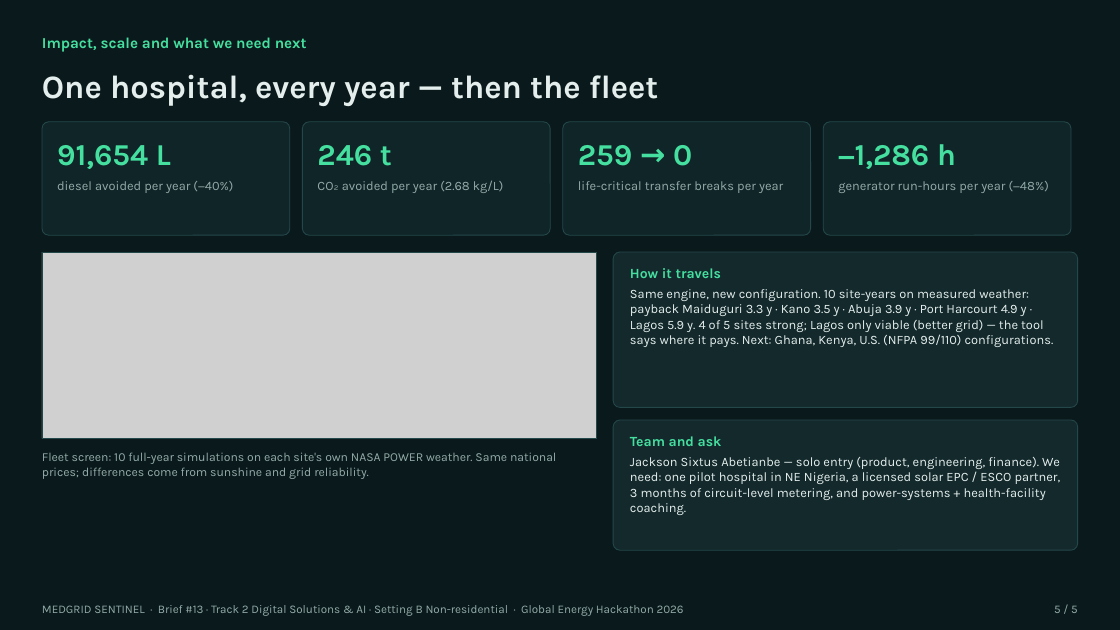
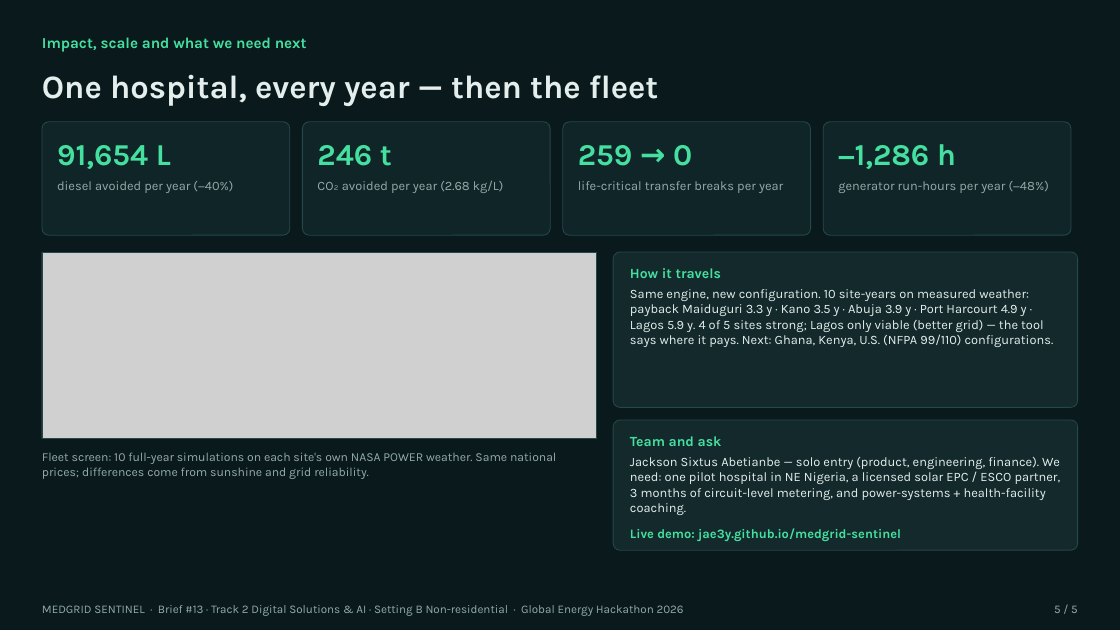
Before and after one commit to Jae3y/medgrid-sentinel, a slide deck: slide 5 of submission/MedGrid_Sentinel_Pitch_Deck.pptx. Drawn at 1120x630 pixels with LibreOffice and Linux fonts; fonts in the diff are those of the drawing; grey boxes stand for pictures. Boxes give left, top, right and bottom in pixels: in the first picture for what was removed or moved away, otherwise in the second. Text is boxed around its words. In the diff, an @@ line names an element or a change of style, - is before the commit and + after.

```diff
--- a/submission/MedGrid_Sentinel_Pitch_Deck.pptx
+++ b/submission/MedGrid_Sentinel_Pitch_Deck.pptx
@@ text added at (x1=630, y1=528, x2=901, y2=541), 11 pt, text #45E0A0, bold @@
+Live demo: jae3y.github.io/medgrid-sentinel
```
Also in this commit, not shown: 9 other files.
